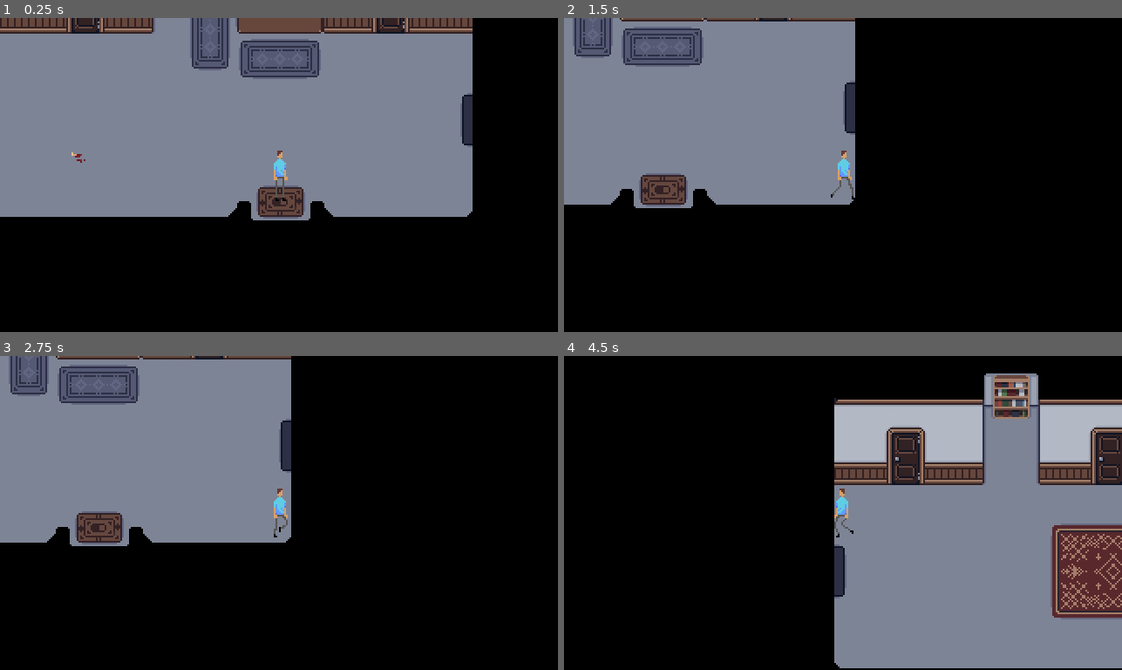
Above: before the commit, frames 1-4 (two rows, left to right).
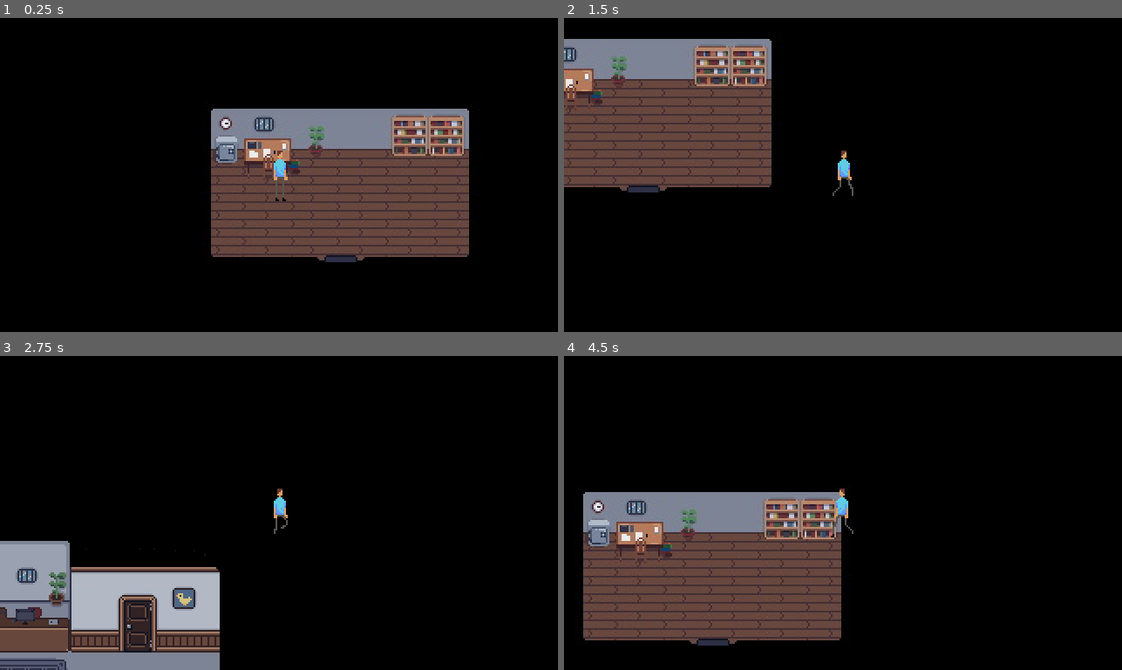
Above: after the commit, the same moments.

Repository: p2lK/Game_Jam
Game: Godot game, scene res://scenes/main.tscn
Same seed, same stepped clock (60 frames per second), same inputs: the game is played once before the commit and once after it.
Inputs:
- Up to frame 1 (0.25 s): no input
- Up to frame 2 (1.5 s): tap Enter at 0.5 s; hold D (right) 0.53-1.28 s; tap E (interact) at 0.6, 1.35 s; hold S (down) from 1.28 s (still down)
- Up to frame 3 (2.75 s): release S (down) at 2.03 s; hold D (right) from 2.03 s (still down); tap E (interact) at 2.1 s
- Up to frame 4 (4.5 s): release D (right) at 2.78 s; hold W (up) 2.78-3.53 s; tap E (interact) at 2.85, 3.6, 4.35 s; hold Left (left) from 3.53 s (still down)

The runs differ from the first frame. In frame 1, 55% of the frame differs, in the area x 0-85%, y 0-78%; in frame 2, 29%; in frame 3, 44%; in frame 4, 66%, in the area x 3-100%, y 5-100%.

Commit message:
added clipboard set-up

Diff:
--- a/Scenes/main.tscn
+++ b/Scenes/main.tscn
@@ -12,12 +12,18 @@
 [ext_resource type="Texture2D" uid="uid://pltrmj6ulwt" path="res://Sprites/characters/Midas_Lennox.png" id="7_a4vo6"]
 [ext_resource type="Texture2D" uid="uid://c2e1o234gwd8e" path="res://Sprites/backgrounds/patient_room2.jpg" id="7_xxk1d"]
 [ext_resource type="Texture2D" uid="uid://bemucowm8sx8j" path="res://Sprites/backgrounds/patient_room3.jpg" id="8_v020d"]
+[ext_resource type="Texture2D" uid="uid://n8liwh0rk7tb" path="res://Sprites/backgrounds/bureau.jpg" id="9_44tbe"]
+[ext_resource type="Texture2D" uid="uid://byq257pplvcan" path="res://Sprites/backgrounds/bathroom.jpg" id="10_b62j2"]
 [ext_resource type="Texture2D" uid="uid://nh1myjekjij4" path="res://Sprites/deco/leg.png" id="10_hvk5k"]
 [ext_resource type="PackedScene" uid="uid://1swkh0rxdwxv" path="res://Scenes/collectable_item.tscn" id="11_33yrk"]
+[ext_resource type="Script" path="res://scenes/task_display.gd" id="14_cu32g"]
+[ext_resource type="Texture2D" uid="uid://23tna5akds1g" path="res://Sprites/items/white_square_32x32.png" id="14_xk0md"]
 [ext_resource type="Script" path="res://scenes/orange_hair.gd" id="15_mdatf"]
 [ext_resource type="PackedScene" uid="uid://bds28y3x3ihwl" path="res://Scenes/player_detector.tscn" id="16_4sr81"]
 [ext_resource type="Texture2D" uid="uid://cfkq7hi13tgb8" path="res://Sprites/characters/Angelina_Slade.png" id="16_mfdkm"]
 [ext_resource type="FontFile" uid="uid://b5kn6o17w7igv" path="res://assets/PixelGuzel.ttf" id="17_uerat"]
+[ext_resource type="Texture2D" uid="uid://l1rqyp3epav7" path="res://Sprites/backgrounds/wooden_shack.jpg" id="21_0oku6"]
+[ext_resource type="Texture2D" uid="uid://du7xwgji53ma4" path="res://Sprites/backgrounds/treatment_room.jpg" id="22_3mf1q"]
 
 [sub_resource type="CapsuleShape2D" id="CapsuleShape2D_x1kh4"]
 radius = 5.0
@@ -185,8 +191,16 @@
 position = Vector2(687, -430)
 texture = ExtResource("8_v020d")
 
+[node name="Bureau" type="Sprite2D" parent="gameplay/Backgrounds"]
+position = Vector2(-244, -340)
+texture = ExtResource("9_44tbe")
+
+[node name="Bathroom" type="Sprite2D" parent="gameplay/Backgrounds"]
+position = Vector2(-246, -549)
+texture = ExtResource("10_b62j2")
+
 [node name="player" type="CharacterBody2D" parent="gameplay"]
-position = Vector2(-135, -15)
+position = Vector2(-280, -300)
 script = ExtResource("2_epvge")
 
 [node name="col" type="CollisionShape2D" parent="gameplay/player"]
@@ -199,6 +213,26 @@
 metadata/_edit_lock_ = true
 
 [node name="Camera" type="Camera2D" parent="gameplay/player"]
+
+[node name="task_display" type="Node2D" parent="gameplay/player"]
+visible = false
+script = ExtResource("14_cu32g")
+
+[node name="Sprite2D" type="Sprite2D" parent="gameplay/player/task_display"]
+position = Vector2(3.00001, 25.75)
+scale = Vector2(7.8125, 4.89063)
+texture = ExtResource("14_xk0md")
+
+[node name="Label" type="Label" parent="gameplay/player/task_display"]
+offset_left = -111.0
+offset_top = -41.0
+offset_right = 118.0
+offset_bottom = 23.0
+theme_override_colors/font_color = Color(0, 0, 0, 1)
+theme_override_fonts/font = ExtResource("17_uerat")
+theme_override_font_sizes/font_size = 9
+text = "Write tasks here"
+autowrap_mode = 3
 
 [node name="Corridor1_collision" type="StaticBody2D" parent="gameplay"]
 position = Vector2(-133, 0)
@@ -554,5 +588,13 @@
 autowrap_mode = 3
 metadata/_edit_use_anchors_ = true
 
+[node name="WoodenShack" type="Sprite2D" parent="."]
+position = Vector2(1322, 210)
+texture = ExtResource("21_0oku6")
+
+[node name="TreatmentRoom" type="Sprite2D" parent="."]
+position = Vector2(1015, -430)
+texture = ExtResource("22_3mf1q")
+
 [connection signal="interacted_with" from="gameplay/Characters/orange_hair/player_detector" to="gameplay/Characters/orange_hair" method="_on_player_detector_interacted_with"]
 [connection signal="player_exited" from="gameplay/Characters/orange_hair/player_detector" to="gameplay/Characters/orange_hair" method="_on_player_detector_player_exited"]
--- /dev/null
+++ b/Scenes/task_display.gd
@@ -0,0 +1,45 @@
+extends Node2D
+
+var time_to_transition = 1
+var time = -1
+
+var last_pos: Vector2
+var goal_pos: Vector2
+
+func _process(delta):
+	if time >= 0:
+		var t = time / time_to_transition
+
+		change_position(ease_in_and_out(t))
+
+		time += delta
+
+		if time >= time_to_transition:
+			position = goal_pos
+			time = -1
+
+func hide_this():
+	set_new_position(Vector2(0, 120))
+
+func unhide_this():
+	set_new_position(Vector2(0, 0))
+
+func set_new_position(new_pos):
+	time = 0
+	last_pos = position
+	goal_pos = new_pos
+
+func change_position(t: float):
+	position = (1-t) * last_pos + t * goal_pos
+
+func ease_in_and_out(x: float) -> float:
+	x = (sin(PI * (x - .5)) + 1) / 2
+	return x
+
+func ease_in(x: float) -> float:
+	x = sin((PI / 2) * (x - 1)) + 1
+	return x
+
+func ease_out(x: float) -> float:
+	x = sin((PI / 2) * x)
+	return x
--- a/scenes/main.tscn
+++ b/scenes/main.tscn
@@ -12,12 +12,18 @@
 [ext_resource type="Texture2D" uid="uid://pltrmj6ulwt" path="res://Sprites/characters/Midas_Lennox.png" id="7_a4vo6"]
 [ext_resource type="Texture2D" uid="uid://c2e1o234gwd8e" path="res://Sprites/backgrounds/patient_room2.jpg" id="7_xxk1d"]
 [ext_resource type="Texture2D" uid="uid://bemucowm8sx8j" path="res://Sprites/backgrounds/patient_room3.jpg" id="8_v020d"]
+[ext_resource type="Texture2D" uid="uid://n8liwh0rk7tb" path="res://Sprites/backgrounds/bureau.jpg" id="9_44tbe"]
+[ext_resource type="Texture2D" uid="uid://byq257pplvcan" path="res://Sprites/backgrounds/bathroom.jpg" id="10_b62j2"]
 [ext_resource type="Texture2D" uid="uid://nh1myjekjij4" path="res://Sprites/deco/leg.png" id="10_hvk5k"]
 [ext_resource type="PackedScene" uid="uid://1swkh0rxdwxv" path="res://Scenes/collectable_item.tscn" id="11_33yrk"]
+[ext_resource type="Script" path="res://scenes/task_display.gd" id="14_cu32g"]
+[ext_resource type="Texture2D" uid="uid://23tna5akds1g" path="res://Sprites/items/white_square_32x32.png" id="14_xk0md"]
 [ext_resource type="Script" path="res://scenes/orange_hair.gd" id="15_mdatf"]
 [ext_resource type="PackedScene" uid="uid://bds28y3x3ihwl" path="res://Scenes/player_detector.tscn" id="16_4sr81"]
 [ext_resource type="Texture2D" uid="uid://cfkq7hi13tgb8" path="res://Sprites/characters/Angelina_Slade.png" id="16_mfdkm"]
 [ext_resource type="FontFile" uid="uid://b5kn6o17w7igv" path="res://assets/PixelGuzel.ttf" id="17_uerat"]
+[ext_resource type="Texture2D" uid="uid://l1rqyp3epav7" path="res://Sprites/backgrounds/wooden_shack.jpg" id="21_0oku6"]
+[ext_resource type="Texture2D" uid="uid://du7xwgji53ma4" path="res://Sprites/backgrounds/treatment_room.jpg" id="22_3mf1q"]
 
 [sub_resource type="CapsuleShape2D" id="CapsuleShape2D_x1kh4"]
 radius = 5.0
@@ -185,8 +191,16 @@
 position = Vector2(687, -430)
 texture = ExtResource("8_v020d")
 
+[node name="Bureau" type="Sprite2D" parent="gameplay/Backgrounds"]
+position = Vector2(-244, -340)
+texture = ExtResource("9_44tbe")
+
+[node name="Bathroom" type="Sprite2D" parent="gameplay/Backgrounds"]
+position = Vector2(-246, -549)
+texture = ExtResource("10_b62j2")
+
 [node name="player" type="CharacterBody2D" parent="gameplay"]
-position = Vector2(-135, -15)
+position = Vector2(-280, -300)
 script = ExtResource("2_epvge")
 
 [node name="col" type="CollisionShape2D" parent="gameplay/player"]
@@ -199,6 +213,26 @@
 metadata/_edit_lock_ = true
 
 [node name="Camera" type="Camera2D" parent="gameplay/player"]
+
+[node name="task_display" type="Node2D" parent="gameplay/player"]
+visible = false
+script = ExtResource("14_cu32g")
+
+[node name="Sprite2D" type="Sprite2D" parent="gameplay/player/task_display"]
+position = Vector2(3.00001, 25.75)
+scale = Vector2(7.8125, 4.89063)
+texture = ExtResource("14_xk0md")
+
+[node name="Label" type="Label" parent="gameplay/player/task_display"]
+offset_left = -111.0
+offset_top = -41.0
+offset_right = 118.0
+offset_bottom = 23.0
+theme_override_colors/font_color = Color(0, 0, 0, 1)
+theme_override_fonts/font = ExtResource("17_uerat")
+theme_override_font_sizes/font_size = 9
+text = "Write tasks here"
+autowrap_mode = 3
 
 [node name="Corridor1_collision" type="StaticBody2D" parent="gameplay"]
 position = Vector2(-133, 0)
@@ -554,5 +588,13 @@
 autowrap_mode = 3
 metadata/_edit_use_anchors_ = true
 
+[node name="WoodenShack" type="Sprite2D" parent="."]
+position = Vector2(1322, 210)
+texture = ExtResource("21_0oku6")
+
+[node name="TreatmentRoom" type="Sprite2D" parent="."]
+position = Vector2(1015, -430)
+texture = ExtResource("22_3mf1q")
+
 [connection signal="interacted_with" from="gameplay/Characters/orange_hair/player_detector" to="gameplay/Characters/orange_hair" method="_on_player_detector_interacted_with"]
 [connection signal="player_exited" from="gameplay/Characters/orange_hair/player_detector" to="gameplay/Characters/orange_hair" method="_on_player_detector_player_exited"]
Not shown: 1 places in Scenes/main.tscn that only renumber resources
Not shown, added: export_presets.cfg
Not shown: 1 places in scenes/main.tscn that only renumber resources
